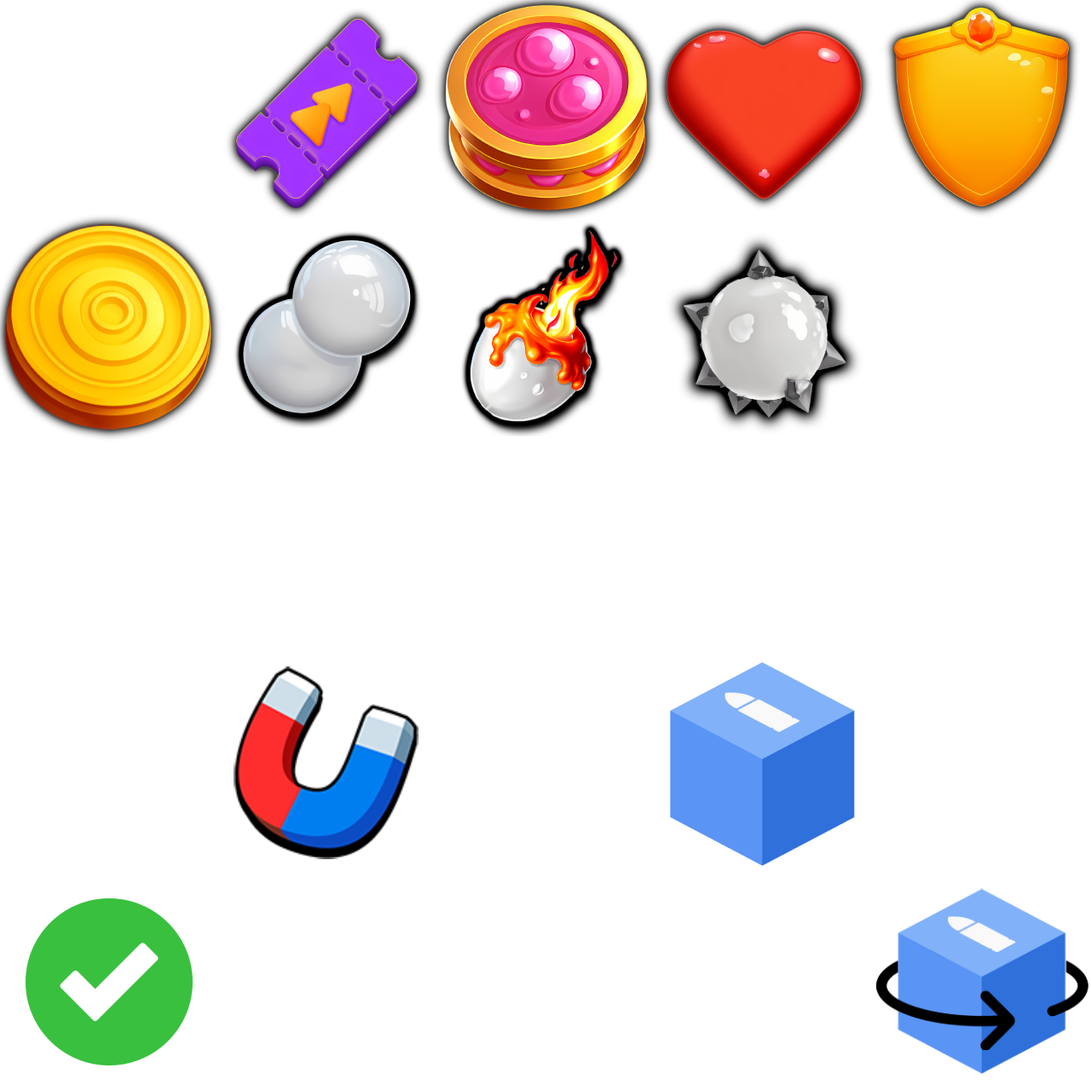
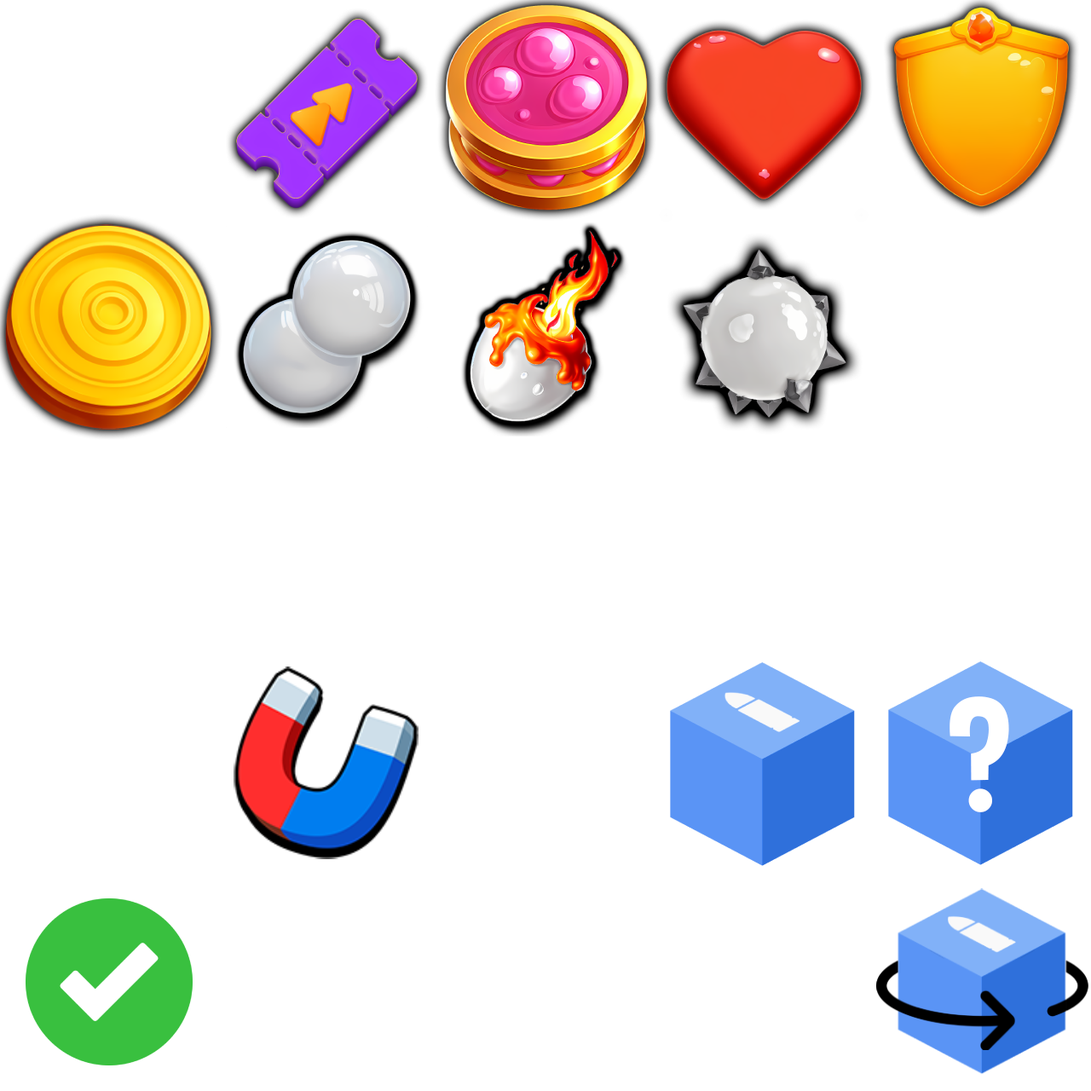
Revision of a layered 1091 × 1091 image; what changed, layer by layer:
hid "Shape 6 copy 20" over [923, 705, 1042, 823]
removed layer "Tıcket" (in "Icons") from group "Icons" over [236, 18, 418, 209]
renamed "icon_arrow_next" to "Tıcket", moved it above "Damage", painted on it over [236, 18, 1015, 354]
added layer "?" in group "Icons" over [949, 696, 1010, 813]
added layer "Layer 2" in group "Icons" over [932, 685, 1026, 735]
added layer "Cube copy" in group "Icons" over [888, 660, 1074, 866]
